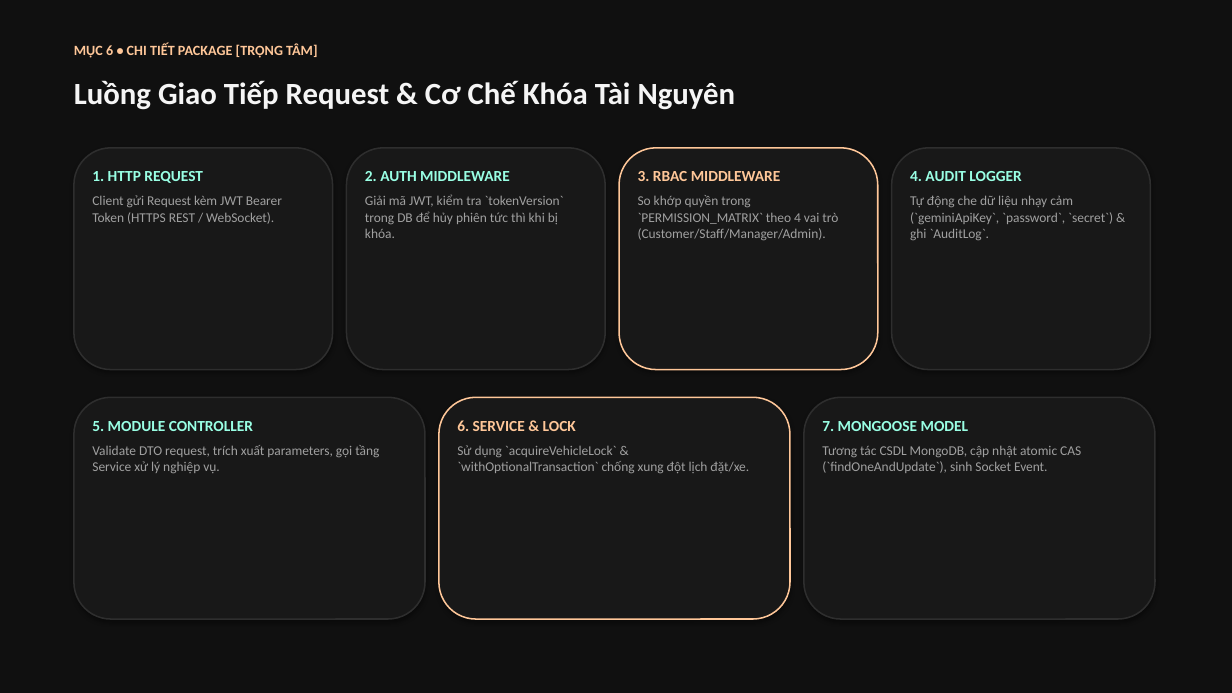
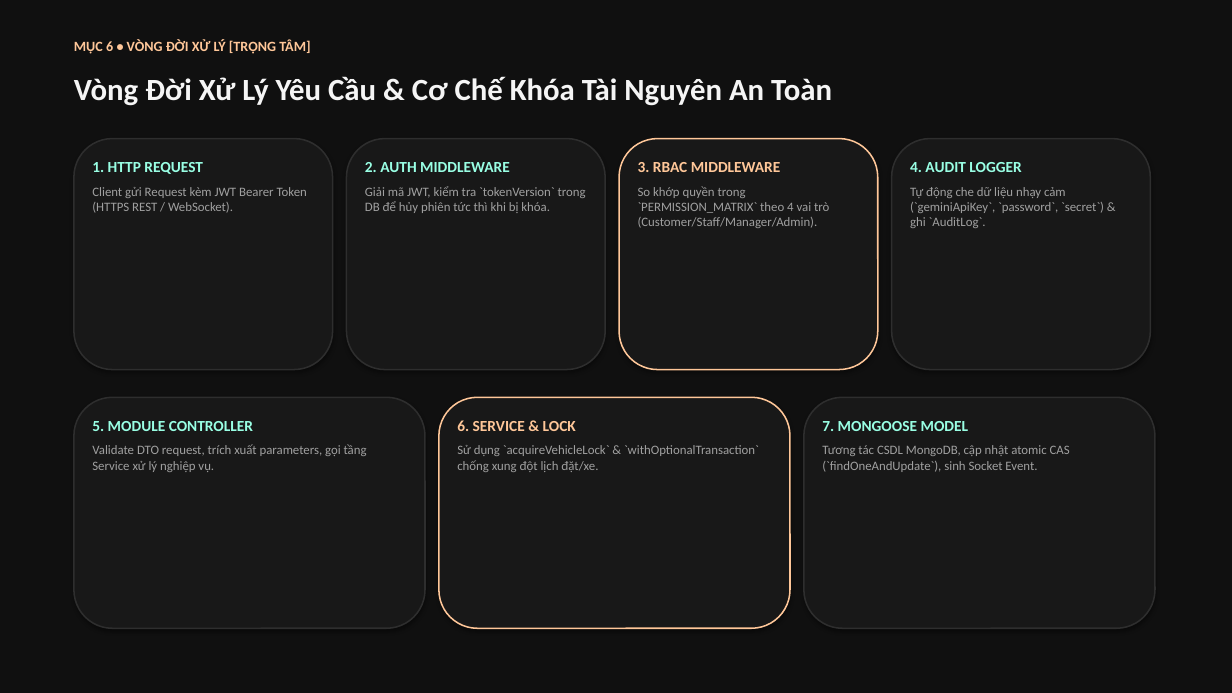
Before and after one commit to Hoang-124/Motorent, a slide deck: slide 9 of docs/MOTORENT_SWP391_Slide_Trinh_Bay.pptx. Drawn at 1232x693 pixels with LibreOffice and Linux fonts; fonts in the diff are those of the drawing. Boxes give left, top, right and bottom in pixels: in the first picture for what was removed or moved away, otherwise in the second. Text is boxed around its words. In the diff, an @@ line names an element or a change of style, - is before the commit and + after.

Commit message:
feat(docs): embed authentic diagrams (Package, UC & Database ERD) into presentation slides

```diff
--- a/docs/MOTORENT_SWP391_Slide_Trinh_Bay.pptx
+++ b/docs/MOTORENT_SWP391_Slide_Trinh_Bay.pptx
@@ text at bbox=[74, 39, 310, 54]: text changed @@
-MỤC 6 • CHI TIẾT PACKAGE [TRỌNG TÂM]
+MỤC 6 • VÒNG ĐỜI XỬ LÝ [TRỌNG TÂM]
@@ text at bbox=[74, 76, 832, 106]: text changed @@
-Luồng Giao Tiếp Request & Cơ Chế Khóa Tài Nguyên
+Vòng Đời Xử Lý Yêu Cầu & Cơ Chế Khóa Tài Nguyên An Toàn
@@ rounded rectangle: place and size @@
-rounded rectangle at bbox=[74, 148, 333, 370]
+rounded rectangle at bbox=[74, 139, 333, 370]
@@ rounded rectangle: place and size @@
-rounded rectangle at bbox=[347, 148, 605, 370]
+rounded rectangle at bbox=[347, 139, 605, 370]
@@ rounded rectangle: place and size @@
-rounded rectangle at bbox=[619, 148, 878, 370]
+rounded rectangle at bbox=[619, 139, 878, 370]
@@ rounded rectangle: place and size @@
-rounded rectangle at bbox=[892, 148, 1151, 370]
+rounded rectangle at bbox=[892, 139, 1151, 370]
@@ text "1. HTTP REQUEST": place and size @@
-text "1. HTTP REQUEST" at bbox=[92, 171, 282, 224]
+text "1. HTTP REQUEST" at bbox=[92, 162, 307, 213]
@@ text "2. AUTH MIDDLEWARE": place and size @@
-text "2. AUTH MIDDLEWARE" at bbox=[365, 171, 564, 238]
+text "2. AUTH MIDDLEWARE" at bbox=[365, 162, 586, 213]
@@ text "3. RBAC MIDDLEWARE": place and size @@
-text "3. RBAC MIDDLEWARE" at bbox=[638, 171, 838, 240]
+text "3. RBAC MIDDLEWARE" at bbox=[638, 162, 829, 228]
@@ text "4. AUDIT LOGGER": place and size @@
-text "4. AUDIT LOGGER" at bbox=[910, 171, 1113, 240]
+text "4. AUDIT LOGGER" at bbox=[910, 162, 1104, 228]
@@ text at bbox=[92, 187, 307, 213]: size 10.5 to 10 pt in "Client gửi Request kèm JWT Bearer Token ..." @@
@@ text at bbox=[365, 186, 586, 213]: size 10.5 to 10 pt in "Giải mã JWT, kiểm tra `tokenVersion` trong ..." @@
@@ text at bbox=[638, 186, 829, 228]: size 10.5 to 10 pt in "So khớp quyền trong `PERMISSION_MATRIX` theo 4 ..." @@
@@ text at bbox=[910, 187, 1104, 228]: size 10.5 to 10 pt in "Tự động che dữ liệu nhạy cảm ..." @@
@@ rounded rectangle: place and size @@
-rounded rectangle at bbox=[74, 397, 425, 619]
+rounded rectangle at bbox=[74, 397, 425, 628]
@@ rounded rectangle: place and size @@
-rounded rectangle at bbox=[439, 397, 790, 619]
+rounded rectangle at bbox=[439, 397, 790, 628]
@@ rounded rectangle: place and size @@
-rounded rectangle at bbox=[804, 397, 1155, 619]
+rounded rectangle at bbox=[804, 397, 1155, 628]
@@ text at bbox=[92, 444, 367, 472]: size 10.5 to 10 pt in "Validate DTO request, trích xuất parameters, gọi ..." @@
@@ text at bbox=[457, 445, 759, 472]: size 10.5 to 10 pt in "Sử dụng `acquireVehicleLock` & `withOptionalTransaction` chố ..." @@
@@ text at bbox=[822, 445, 1070, 472]: size 10.5 to 10 pt in "Tương tác CSDL MongoDB, cập nhật atomic ..." @@
```
Also in this commit, not shown: 11 other slides changed, 1 slide added, 1 slide removed, 12 other files.
